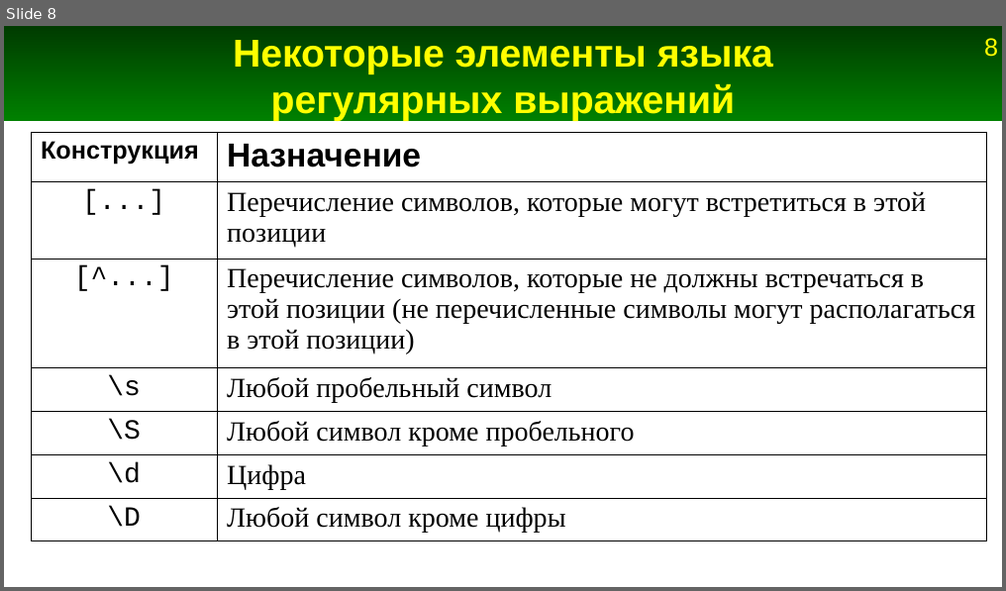
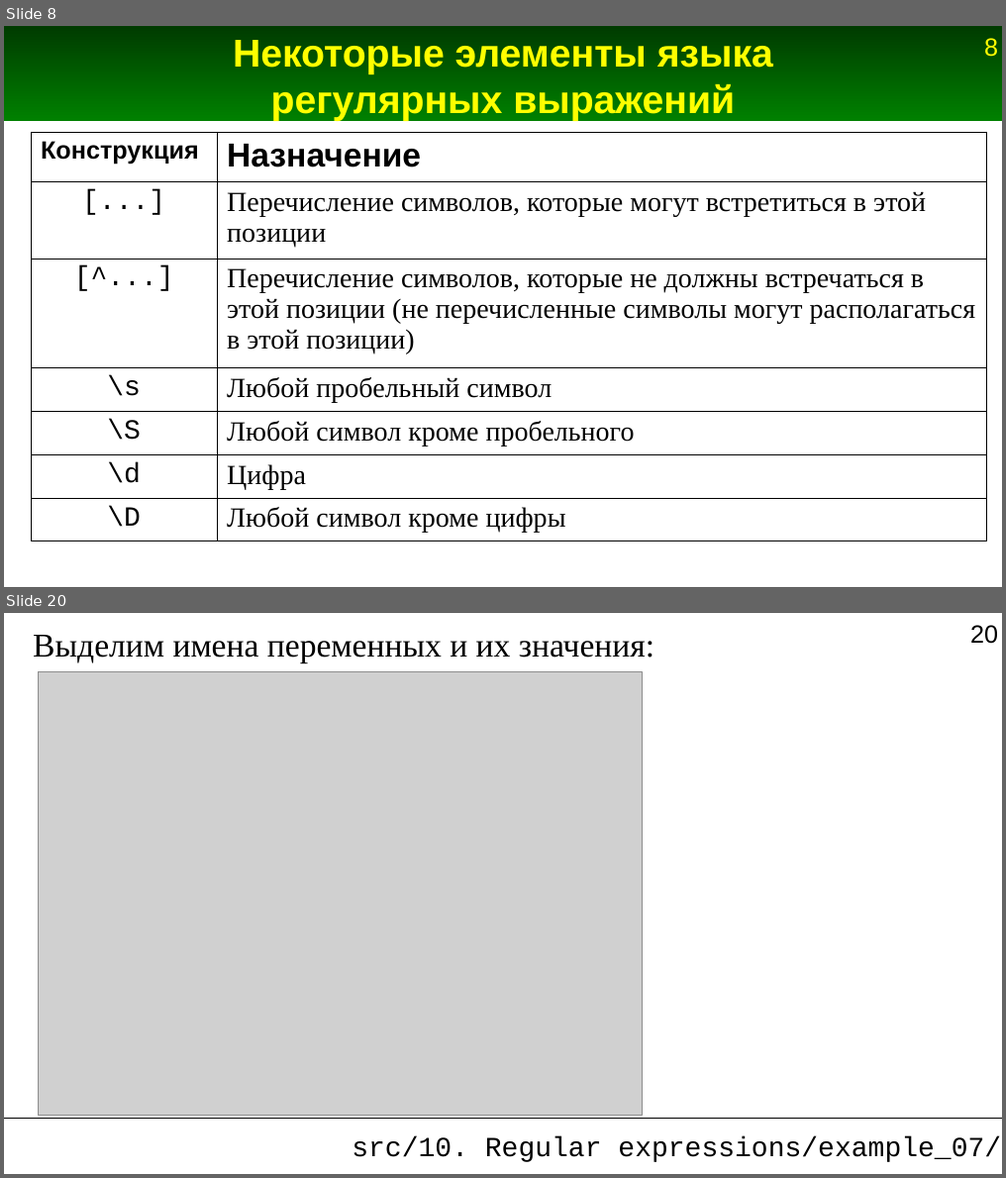
Before and after one commit to Jenyay/python-lectures, a slide deck: presentations/10. Regular expressions.odp. Shown one above the other, each under a label of ours: slide 8 before the commit, slides 8 and 20 after it; the slides between them are not shown. The pictures are 1006x591 and 1006x1178 pixels, drawn with LibreOffice and Linux fonts; fonts in the diff are those of the drawing; grey boxes stand for pictures. Boxes give left, top, right and bottom in pixels: in the first picture for what was removed or moved away, otherwise in the second. Text is boxed around its words. In the diff, an @@ line names an element or a change of style, - is before the commit and + after.

```diff
--- a/presentations/10. Regular expressions.odp
+++ b/presentations/10. Regular expressions.odp
@@ slide 20 added at [4, 613, 1002, 1174], background #FFFFFF; not listed: 1 template element that a slide beside it also shows @@
@@ text added at [33, 635, 654, 663], 24 pt, text #000000 @@
+Выделим имена переменных и их значения:
@@ picture added at [38, 671, 642, 1116] @@
@@ line added from (4, 1118) to (1002, 1118), #000000 0 pt @@
@@ title added at [351, 1138, 1001, 1162], 20 pt, text #000000 @@
+src/10. Regular expressions/example_07/
```
Also in this commit, not shown: 23 other slides added, 1 slide removed, 9 other files.
